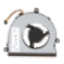
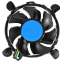
Layers edited between the first and the second 64px x 64px image:
hid group "1_animated" (5 layers) over [2, 5, 61, 59]
showed group "2_animated" (6 layers) over [2, 1, 61, 61]
painted on "-e-fan_2_0" over [44, 3, 61, 46]
